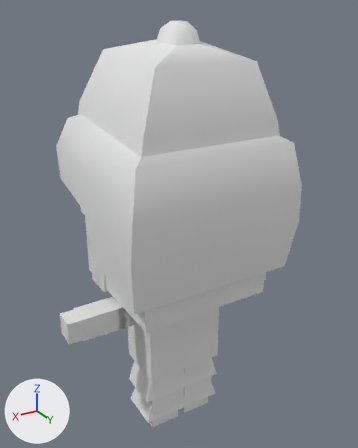
The FBX model Assets/FBX/chibi-block-man.fbx, before and after one commit.
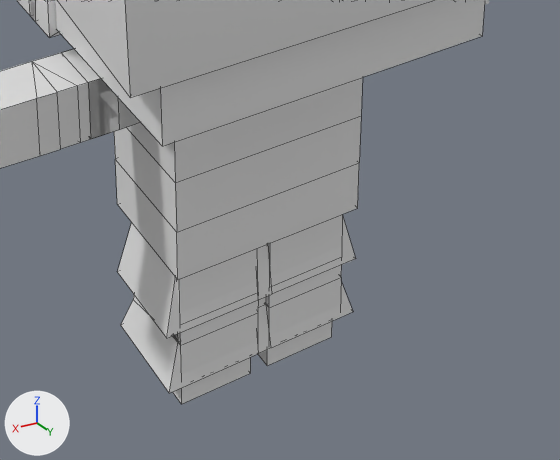
There are two pictures of each version: one whole from a 50 mm lens placed at (0.801, 1.379, 1.507), pointed at (-0.035, -0.013, 0.81), one close up on the part from 24% to 82% of the width and 62% to 100% of the height. The lights are fixed; the arrows at lower left show +X, +Y and +Z. The close-ups show mesh edges as thin lines.

Objects in the first close-up: 'ArmyHat', 'PersonHead', 'PersonLegs', 'PersonTorso', 'SkirtLong', 'SkirtShort', 'SleevesLong', 'SleevesShort', 'Trousers'.
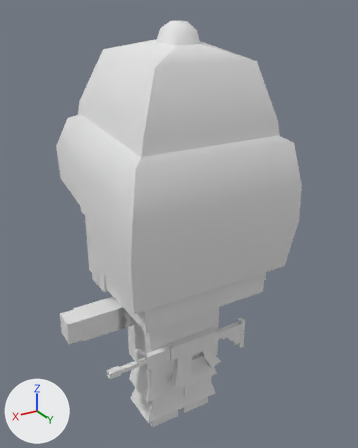
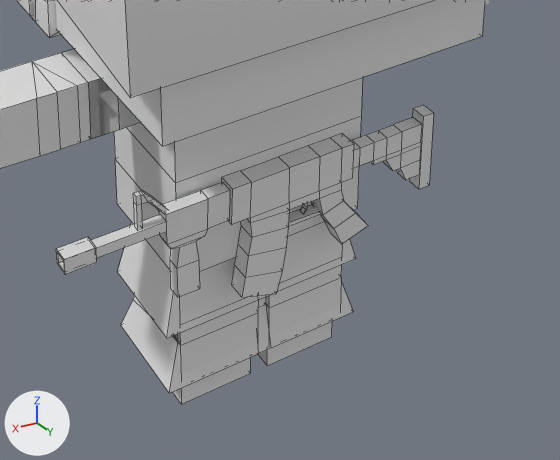
Pixel boxes [x1, y1, x2, y2] of what changed, in the close-ups (560 x 460 px):
'Rifle', added: after [56, 105, 434, 297]

What changed in the scene script:
```text
Add me_rifle:
    me_rifle.from_pydata(...)  # 214 vertices, 196 faces; spans x -0.215..0.356, y 0.0..0.029, z -0.147..0.091
Add ob_rifle:
    ob_rifle = bpy.data.objects.new('Rifle', me_rifle)
    ob_rifle.location = (-0.04, 0.093, 0.348)
```
